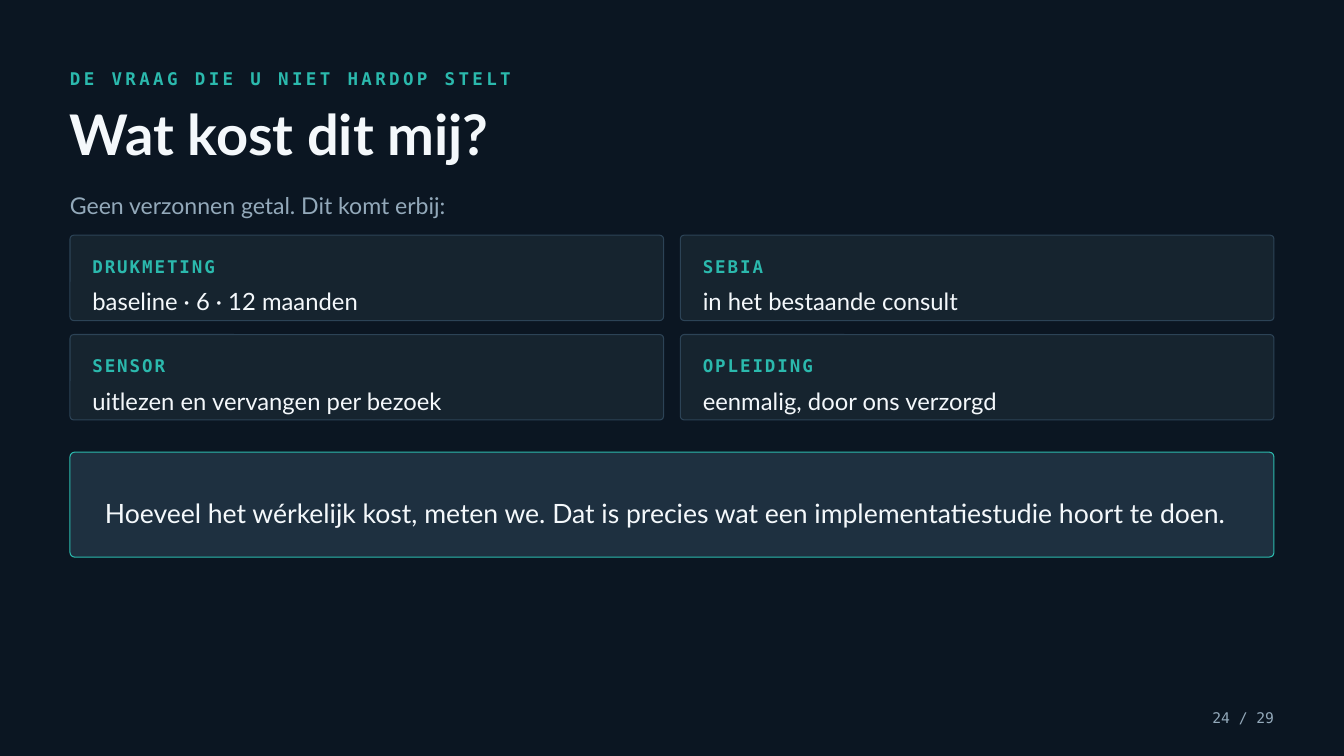
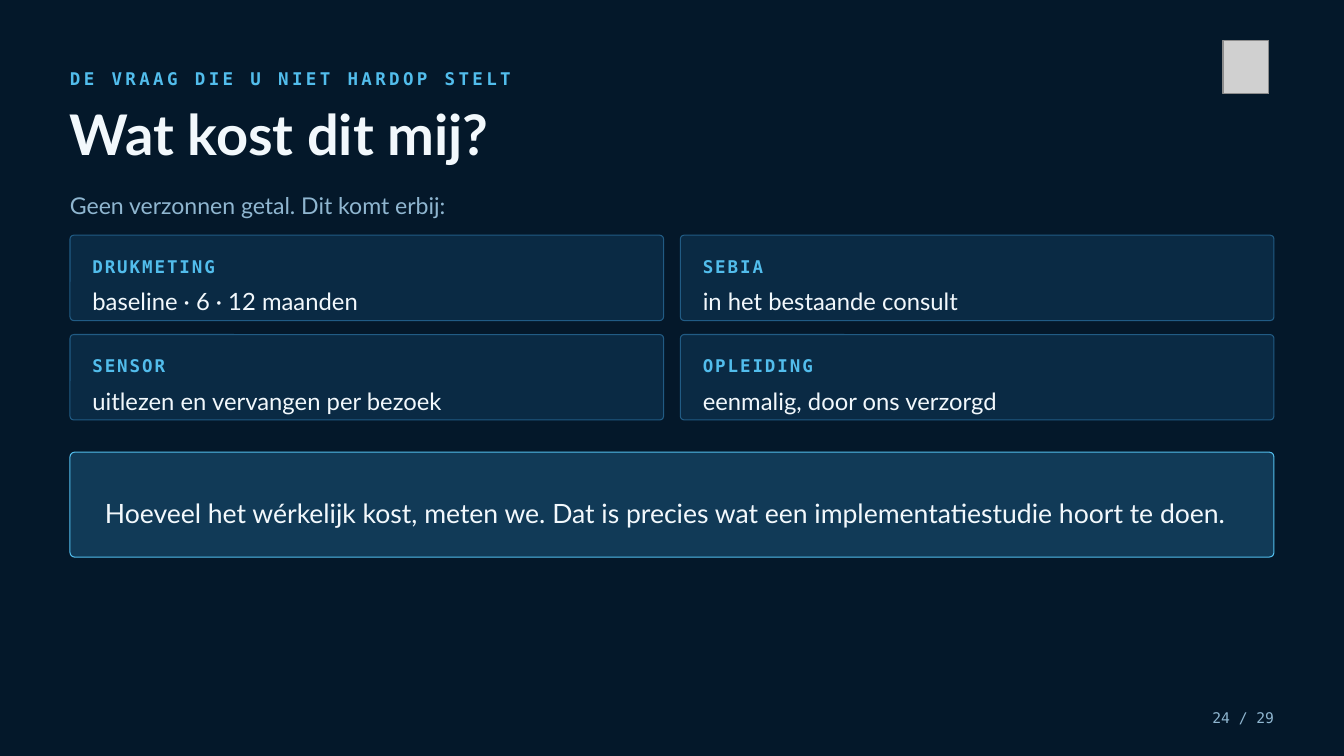
Before and after one commit to Dellfs/paradise-project, a slide deck: slide 24 of PARADISE_presentatie/PARADISE_informatiesessie_voetklinieken.pptx. Drawn at 1344x756 pixels with LibreOffice and Linux fonts; fonts in the diff are those of the drawing; grey boxes stand for pictures. Boxes give left, top, right and bottom in pixels: in the first picture for what was removed or moved away, otherwise in the second. Text is boxed around its words. In the diff, an @@ line names an element or a change of style, - is before the commit and + after.

```diff
--- a/PARADISE_presentatie/PARADISE_informatiesessie_voetklinieken.pptx
+++ b/PARADISE_presentatie/PARADISE_informatiesessie_voetklinieken.pptx
@@ rectangle at (x1=0, y1=0, x2=1344, y2=756): fill #0B1622 to #04182A @@
@@ picture added at (x1=1223, y1=40, x2=1269, y2=94) @@
@@ text "Geen verzonnen getal. Dit komt ..." at (x1=70, y1=197, x2=445, y2=218): text colour #93A9BA to #8FB6D0 @@
@@ fill #16242F to #0A2A44; outline #2C4356 0.75 pt to #215B84 0.75 pt in 4 elements at (x1=681, y1=235, x2=1274, y2=321), (x1=681, y1=335, x2=1274, y2=420), (x1=70, y1=235, x2=663, y2=321), (x1=70, y1=335, x2=663, y2=420) @@
@@ text colour #2BB9AD to #52BDEC in 5 elements at (x1=70, y1=72, x2=511, y2=86), (x1=92, y1=260, x2=215, y2=273), (x1=703, y1=260, x2=763, y2=273), (x1=92, y1=359, x2=165, y2=372), (x1=703, y1=359, x2=813, y2=372) @@
@@ rounded rectangle at (x1=70, y1=453, x2=1273, y2=558): fill #1E3040 to #113A57; outline #2BB9AD 0.75 pt to #52BDEC 0.75 pt @@
@@ text colour #F4F8FB to #F2F8FC in 6 elements at (x1=70, y1=113, x2=489, y2=165), (x1=92, y1=292, x2=358, y2=310), (x1=703, y1=292, x2=958, y2=310), (x1=92, y1=392, x2=442, y2=415), (x1=703, y1=392, x2=996, y2=415), (x1=105, y1=503, x2=1225, y2=528) @@
@@ text "24 / 29" at (x1=1212, y1=712, x2=1274, y2=723): text colour #93A9BA to #8FB6D0 @@
```
Also in this commit, not shown: 27 other slides changed, 1 slide added, 1 slide removed, 5 other files.
